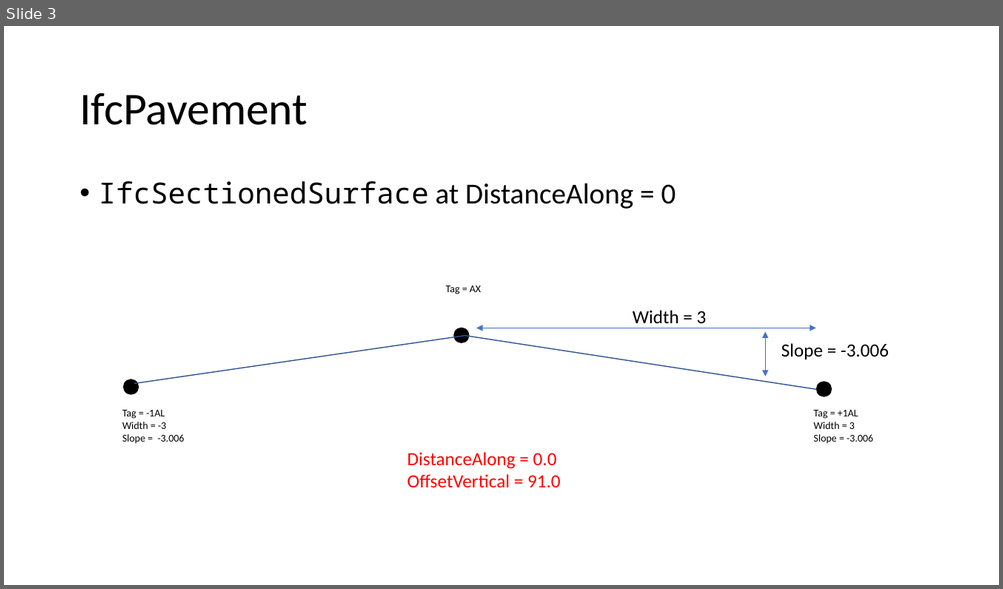
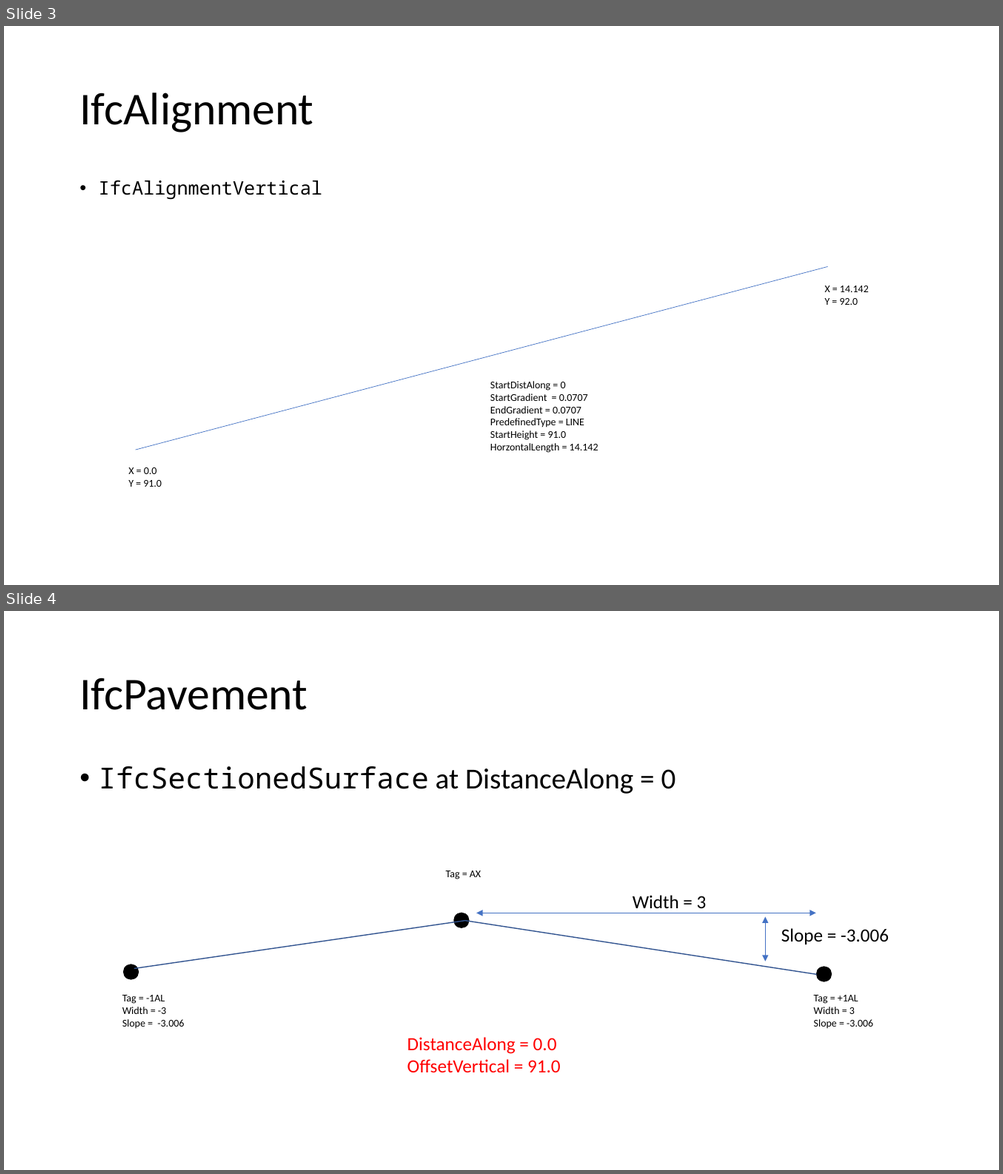
Before and after one commit to bSI-InfraRoom/IFC-infra-unit-test, a slide deck: UT-IfcPavement/UT-IfcPavement.pptx. Shown one above the other, each under a label of ours: slide 3 before the commit, slides 3 and 4 after it. The pictures are 1003x589 and 1003x1174 pixels, drawn with LibreOffice and Linux fonts; fonts in the diff are those of the drawing. Boxes give left, top, right and bottom in pixels: in the first picture for what was removed or moved away, otherwise in the second. Text is boxed around its words. In the diff, an @@ line names an element or a change of style, - is before the commit and + after.

```diff
--- a/UT-IfcPavement/UT-IfcPavement.pptx
+++ b/UT-IfcPavement/UT-IfcPavement.pptx
@@ slide 3 added at <box>4,26,999,585</box>, background #FFFFFF @@
@@ title added at <box>79,93,313,133</box>, 44 pt, text #000000 @@
+IfcAlignment
@@ text added at <box>99,180,322,199</box>, 18 pt, text #000000 @@
+• IfcAlignmentVertical
@@ line added from (135, 451) to (828, 267), #4472C4 0.5 pt @@
@@ text added at <box>825,286,868,305</box>, 10 pt, text #000000 @@
+X = 14.142
+Y = 92.0
@@ text added at <box>490,381,598,453</box>, 10 pt, text #000000 @@
+StartDistAlong = 0
+StartGradient = 0.0707
+EndGradient = 0.0707
+PredefinedType = LINE
+StartHeight = 91.0
+HorzontalLength = 14.142
@@ text added at <box>128,468,162,487</box>, 10 pt, text #000000 @@
+X = 0.0
+Y = 91.0
@@ what was slide 3 is now slide 4 @@
```
Also in this commit, not shown: 1 slide changed, 1 other slide added, 5 other files.
